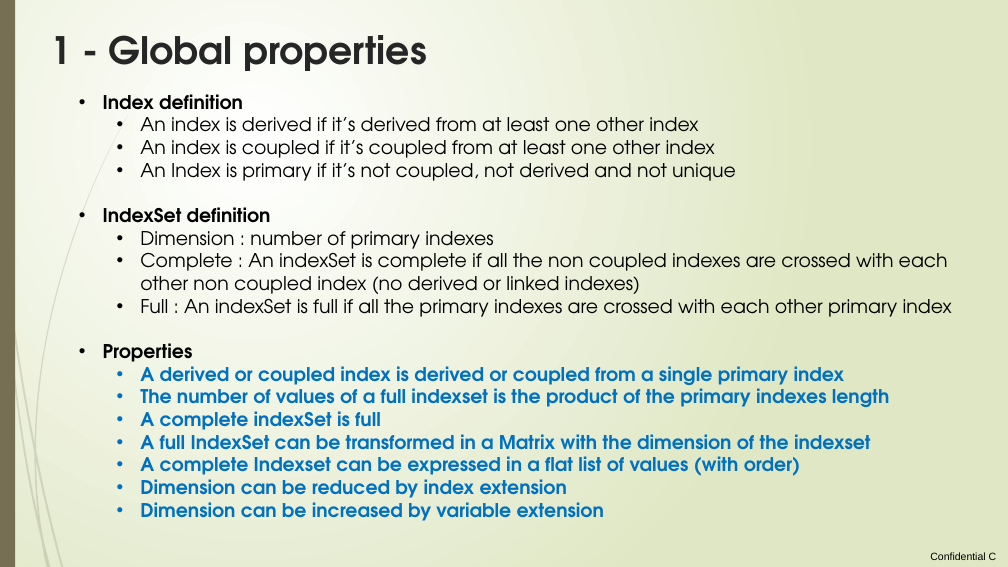
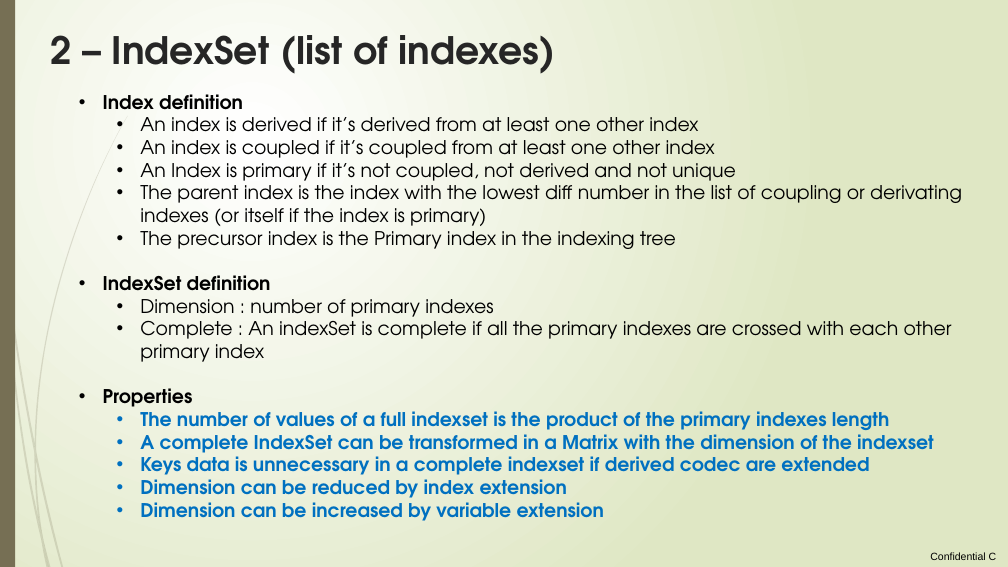
Before and after one commit to loco-philippe/Environmental-Sensing, a slide deck: slide 12 of documentation/ilist_technical.pptx (slide 10 before the commit). Drawn at 1008x567 pixels with LibreOffice and Linux fonts; fonts in the diff are those of the drawing. Boxes give left, top, right and bottom in pixels: in the first picture for what was removed or moved away, otherwise in the second. Text is boxed around its words. In the diff, an @@ line names an element or a change of style, - is before the commit and + after.

```diff
--- a/documentation/ilist_technical.pptx
+++ b/documentation/ilist_technical.pptx
@@ title at <box>50,35,556,74</box>: text changed @@
-1 - Global properties
+2 – IndexSet (list of indexes)
@@ text at <box>140,180,962,249</box>: paragraphs added @@
+  • The parent index is the index with the lowest diff number in the list of coupling or derivating indexes (or itself if the index is primary)
+  • The precursor index is the Primary index in the indexing tree
@@ text at <box>140,316,952,362</box>: text changed @@
-  • Complete : An indexSet is complete if all the non coupled indexes are crossed with each other non coupled index (no derived or linked indexes)
-  • Full : An indexSet is full if all the primary indexes are crossed with each other primary index
+  • Complete : An indexSet is complete if all the primary indexes are crossed with each other primary index
@@ text at <box>140,366,845,385</box>: paragraph removed @@
-  • A derived or coupled index is derived or coupled from a single primary index
@@ text at <box>140,429,934,475</box>: text changed @@
-  • A complete indexSet is full
-  • A full IndexSet can be transformed in a Matrix with the dimension of the indexset
-  • A complete Indexset can be expressed in a flat list of values (with order)
+  • A complete IndexSet can be transformed in a Matrix with the dimension of the indexset
+  • Keys data is unnecessary in a complete indexset if derived codec are extended
```
Also in this commit, not shown: 7 other slides changed, 3 slides added, 2 other files.
